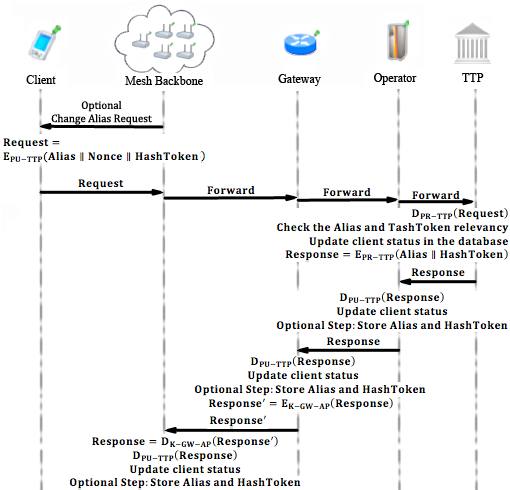
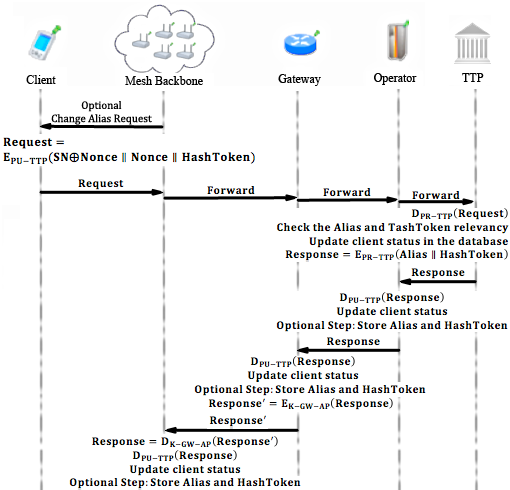
The second 510px x 490px image is a revision of the first. Changes to its layers:
added layer "Layer 26" above "Layer 25" over [3, 137, 255, 166]
